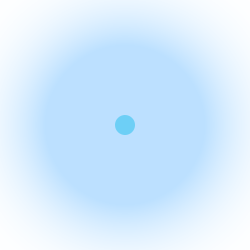
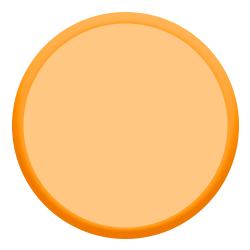
Layers edited between the first and the second 250×250 image:
hid "Ellipse 1" over 115, 115, 135, 135
showed "BackgroundPressed" (2nd of 2) over 12, 12, 239, 239
